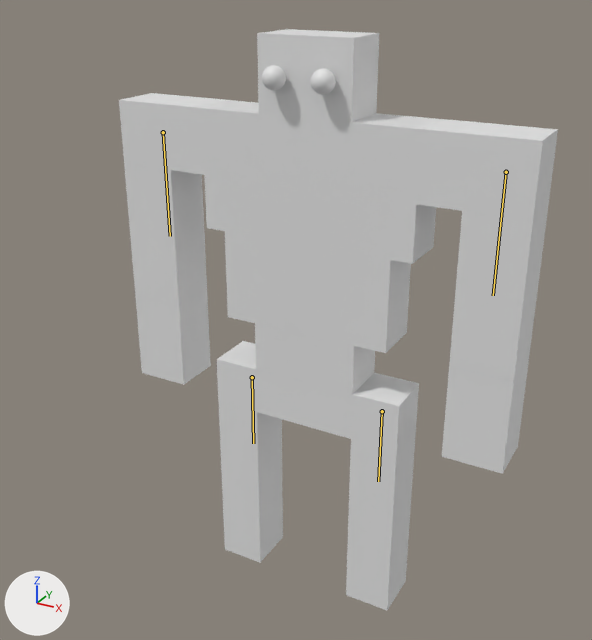
The Blender file MODEL/Player/アニメーションの設定/Player.blend: old version first, new version second.
Both versions are drawn from a camera (50 mm lens) standing at (6.64, -12.85, 6.73) and looking at (-0.39, -0.07, 0.34). Arrows for +X, +Y and +Z are at lower left; the lights stay in place. The bones that change are drawn over the model as lines.

The first picture shows 'Body', 'Head', 'Heart', 'Left_Arm', 'Left_Foot', 'Left_Hand', 'Left_Leg', 'Left_Shoulder', 'Right_Arm', 'Right_Foot', 'Right_Hand', 'Right_Leg', 'Right_Shoulder', 'Wait'.
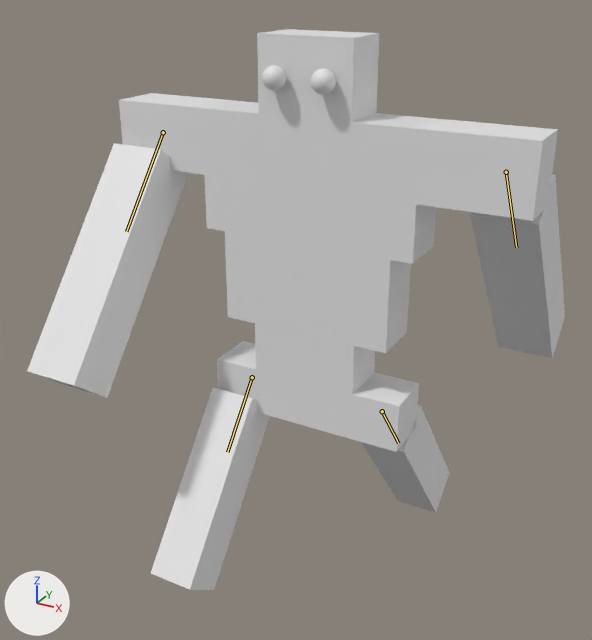
The newer file adds an action. The first version stands in its rest pose; the second is drawn at frame 16 of the action 'Walk'.

The edits, one by one:
Bone 'Arm.L' (bone_arm_l) turns from (0, 0, 0) to (0, 0, 39) degrees about its own x, y and z.
Bone 'Leg.L' (bone_leg_l) turns from (0, 0, 0) to (39, 0, 0) degrees about its own x, y and z.
Bone 'Leg.R' (bone_leg_r) turns from (0, 0, 0) to (-39, 0, 0) degrees about its own x, y and z.
Bone 'Arm.R' (bone_arm_r) turns from (0, 0, 0) to (0, 0, 39) degrees about its own x, y and z.

Boxes [x1, y1, x2, y2] around the edits, measured in the pictures (592 x 640 px):
'Right_Arm', posed (50% wider, 15% taller)
    before: [124, 164, 207, 305]
    after: [63, 143, 188, 306]
'Left_Arm', posed (7% narrower, 21% shorter)
    before: [449, 206, 548, 381]
    after: [470, 175, 562, 313]
'Right_Hand', posed (48% wider, 25% taller)
    before: [135, 289, 211, 385]
    after: [27, 278, 140, 398]
'Right_Foot', posed
    before: [222, 464, 283, 563]
    after: [151, 473, 246, 590]
'Left_Hand', posed (12% narrower, 22% shorter)
    before: [442, 359, 529, 474]
    after: [489, 269, 565, 358]
'Right_Leg', posed
    before: [218, 401, 282, 487]
    after: [184, 387, 270, 492]
'Left_Foot', posed (6% wider, 31% shorter)
    before: [346, 504, 411, 610]
    after: [380, 440, 449, 513]
'Left_Leg', posed (9% wider, 24% shorter)
    before: [348, 428, 416, 531]
    after: [361, 405, 435, 483]
bone 'Arm.L', root to tip
    before: (506, 172) to (493, 295)
    after: (506, 172) to (516, 247)
bone 'Leg.L', root to tip
    before: (382, 411) to (378, 481)
    after: (382, 411) to (398, 443)
bone 'Leg.R', root to tip
    before: (252, 377) to (253, 443)
    after: (252, 377) to (227, 452)
bone 'Arm.R', root to tip
    before: (163, 132) to (170, 236)
    after: (163, 132) to (126, 231)
